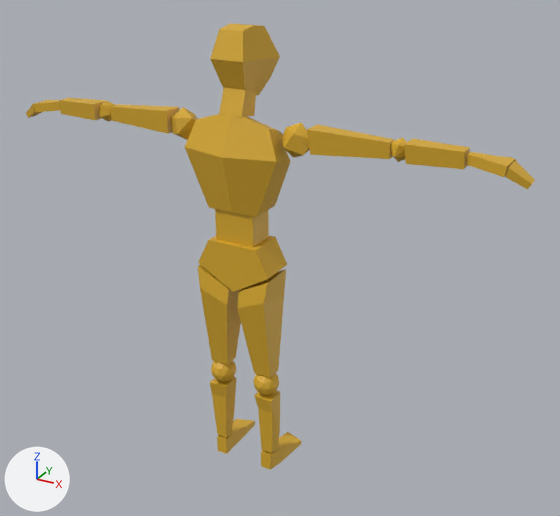
What one commit did to the FBX model Assets/Models/Player.fbx.
Rendered twice from a camera (50 mm lens) standing at (8.84, -14.83, 13.38) and looking at (0.75, -0.13, 6.03). The lights are fixed; the arrows at lower left show +X, +Y and +Z. The picture after the commit comes second.
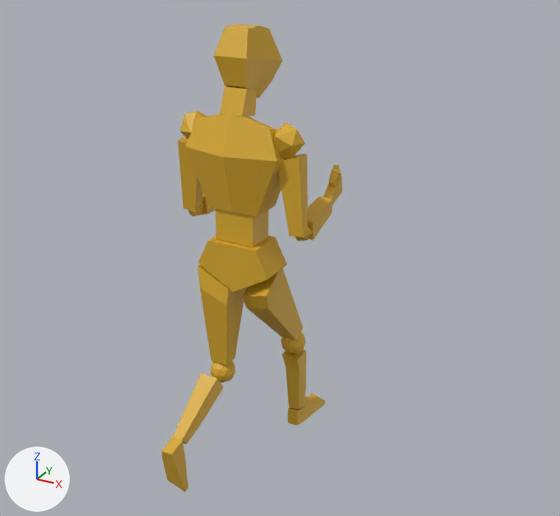
Changed parts and their boxes (x1, y1, x2, y2) in the pictures (560 x 516 px):
'Cube.018', moved, turned
    before: (237, 269, 286, 378)
    after: (242, 265, 303, 341)
'Cube.010', moved, turned
    before: (307, 124, 394, 159)
    after: (278, 154, 308, 237)
'Cube', moved, turned
    before: (210, 24, 280, 96)
    after: (214, 24, 283, 98)
'Cube.015', moved
    before: (198, 265, 241, 365)
    after: (198, 265, 246, 365)
'Cube.016', moved, turned
    before: (210, 377, 236, 438)
    after: (173, 373, 223, 444)
'Cube.005', moved, turned
    before: (110, 104, 179, 134)
    after: (178, 137, 203, 212)
'Cube.019', moved, turned
    before: (254, 391, 280, 453)
    after: (282, 350, 306, 409)
'Cube.011', moved, turned
    before: (404, 139, 470, 169)
    after: (308, 196, 332, 240)
'Cube.017', moved, turned
    before: (217, 419, 255, 454)
    after: (162, 436, 188, 492)
'Cube.020', moved, turned
    before: (261, 432, 301, 470)
    after: (288, 393, 325, 425)
'Icosphere.002', moved, turned
    before: (282, 122, 310, 158)
    after: (274, 122, 305, 159)
'Cube.012', moved, turned
    before: (467, 152, 514, 177)
    after: (323, 174, 342, 205)
'Cube.001', moved
    before: (219, 87, 256, 117)
    after: (220, 87, 257, 117)
'Cube.006', moved, turned
    before: (59, 98, 107, 120)
    after: (201, 193, 215, 215)
'Icosphere.005', moved
    before: (253, 373, 279, 395)
    after: (281, 332, 306, 354)
'Icosphere', moved, turned
    before: (171, 107, 197, 140)
    after: (180, 111, 207, 140)
'Cube.013', moved, turned
    before: (506, 160, 535, 189)
    after: (333, 165, 341, 175)
'Icosphere.004', moved
    before: (211, 360, 236, 382)
    after: (210, 361, 235, 383)
'Icosphere.003', moved, turned
    before: (391, 137, 407, 162)
    after: (295, 226, 312, 241)
'Icosphere.001', moved, turned
    before: (99, 101, 115, 122)
    after: (188, 203, 204, 217)
'Cube.007', moved, turned (not visible afterwards)
    before: (33, 100, 60, 112)
'Cube.014', moved, turned
    before: (499, 156, 516, 161)
    after: (329, 168, 339, 187)
'Cube.008', moved, turned (not visible afterwards)
    before: (26, 104, 42, 118)

What changed in the scene script:
```text
Change ob_cube_020:
    ob_cube_020.location: (0.78, -0.68, 0.65) -> (0.78, 0.78, 1.08)
    ob_cube_020.rotation_euler: (0.0, 0.0, 0.0) -> (-0.0286, 0.0, 0.0)  # degrees (0, 0, 0) -> degrees (-1.6, 0, 0)
Change ob_icosphere_004:
    ob_icosphere_004.location: (-0.55, -0.72, 2.92) -> (-0.55, -0.76, 2.92)
Change ob_cube_017:
    ob_cube_017.location: (-0.63, -0.68, 0.65) -> (-0.63, -2.89, 1.84)
    ob_cube_017.rotation_euler: (0.0, 0.0, 0.0) -> (-1.277, 0.0, 0.0)  # degrees (0, 0, 0) -> degrees (-73, 0, 0)
Change ob_cube_018:
    ob_cube_018.location: (0.69, -0.71, 4.33) -> (0.69, 0.01, 4.57)
    ob_cube_018.rotation_euler: (0.0, 0.0, 0.0) -> (0.595, 0.0, 0.0)  # degrees (0, 0, 0) -> degrees (34, 0, 0)
Change ob_cube:
    ob_cube.location: (0.07, -0.49, 10.62) -> (0.07, -0.37, 10.59)
    ob_cube.rotation_euler: (0.0, 0.0, 0.0) -> (-0.116, 0.0, 0.0)  # degrees (0, 0, 0) -> degrees (-6.6, 0, 0)
Change ob_cube_014:
    ob_cube_014.location: (5.63, -0.59, 9.19) -> (1.55, 0.98, 7.67)
    ob_cube_014.rotation_euler: (0.0, 0.0, 0.0) -> (1.684, -0.391, 1.524)  # degrees (0, 0, 0) -> degrees (96, -22, 87)
Change ob_icosphere_001:
    ob_icosphere_001.location: (-3.56, -0.78, 9.17) -> (-1.39, -0.46, 7.03)
    ob_icosphere_001.rotation_euler: (0.0, 0.0, 0.0) -> (1.681, -0.00712, -1.64)  # degrees (0, 0, 0) -> degrees (96, -0.4, -94)
Change ob_cube_012:
    ob_cube_012.location: (5.54, -0.78, 9.24) -> (1.58, 0.97, 7.45)
    ob_cube_012.rotation_euler: (0.0, 0.0, 0.0) -> (1.684, -0.391, 1.524)  # degrees (0, 0, 0) -> degrees (96, -22, 87)
Change ob_icosphere_002:
    ob_icosphere_002.location: (1.54, -0.78, 9.11) -> (1.28, -0.77, 9.07)
    ob_icosphere_002.rotation_euler: (0.0, 0.0, 0.0) -> (-0.459, 1.451, -0.362)  # degrees (0, 0, 0) -> degrees (-26, 83, -21)
Change ob_cube_007:
    ob_cube_007.location: (-5.31, -0.78, 9.15) -> (-1.25, 1.26, 7.15)
    ob_cube_007.rotation_euler: (0.0, 0.0, 0.0) -> (1.666, 0.364, -1.64)  # degrees (0, 0, 0) -> degrees (95, 21, -94)
Change ob_cube_019:
    ob_cube_019.location: (0.78, -0.71, 1.57) -> (0.78, 0.73, 2.01)
    ob_cube_019.rotation_euler: (0.0, 0.0, 0.0) -> (0.0293, 0.0, 0.0)  # degrees (0, 0, 0) -> degrees (1.7, 0, 0)
Change ob_icosphere_003:
    ob_icosphere_003.location: (3.79, -0.78, 9.22) -> (1.62, -0.73, 7.07)
    ob_icosphere_003.rotation_euler: (0.0, 0.0, 0.0) -> (1.612, -0.181, 1.623)  # degrees (0, 0, 0) -> degrees (92, -10, 93)
Change ob_cube_006:
    ob_cube_006.location: (-4.33, -0.8, 9.16) -> (-1.33, 0.3, 7.01)
    ob_cube_006.rotation_euler: (0.0, 0.0, 0.0) -> (1.681, -0.00712, -1.64)  # degrees (0, 0, 0) -> degrees (96, -0.4, -94)
Change ob_cube_011:
    ob_cube_011.location: (4.56, -0.8, 9.23) -> (1.59, 0.02, 7.18)
    ob_cube_011.rotation_euler: (0.0, 0.0, 0.0) -> (1.612, -0.181, 1.623)  # degrees (0, 0, 0) -> degrees (92, -10, 93)
Change ob_cube_008:
    ob_cube_008.location: (-5.91, -0.78, 8.93) -> (-0.99, 1.8, 7.39)
    ob_cube_008.rotation_euler: (0.0, 0.0, 0.0) -> (1.666, 0.364, -1.64)  # degrees (0, 0, 0) -> degrees (95, 21, -94)
Change ob_cube_016:
    ob_cube_016.location: (-0.63, -0.71, 1.57) -> (-0.63, -2.09, 2.3)
    ob_cube_016.rotation_euler: (0.0, 0.0, 0.0) -> (-1.023, 0.0, 0.0)  # degrees (0, 0, 0) -> degrees (-59, 0, 0)
Change ob_cube_015:
    ob_cube_015.location: (-0.54, -0.71, 4.33) -> (-0.54, -0.73, 4.33)
Change ob_cube_001:
    ob_cube_001.location: (0.09, -0.81, 9.77) -> (0.09, -0.78, 9.77)
Change ob_cube_013:
    ob_cube_013.location: (6.15, -0.78, 9.03) -> (1.4, 1.53, 7.7)
    ob_cube_013.rotation_euler: (0.0, 0.0, 0.0) -> (1.684, -0.391, 1.524)  # degrees (0, 0, 0) -> degrees (96, -22, 87)
Change ob_icosphere:
    ob_icosphere.location: (-1.31, -0.78, 9.11) -> (-1.05, -0.74, 9.07)
    ob_icosphere.rotation_euler: (0.0, 0.0, 0.0) -> (0.466, -1.415, -0.477)  # degrees (0, 0, 0) -> degrees (27, -81, -27)
Change ob_cube_010:
    ob_cube_010.location: (2.77, -0.76, 9.19) -> (1.49, -0.8, 7.86)
    ob_cube_010.rotation_euler: (0.0, 0.0, 0.0) -> (-0.459, 1.451, -0.362)  # degrees (0, 0, 0) -> degrees (-26, 83, -21)
Change ob_icosphere_005:
    ob_icosphere_005.location: (0.7, -0.72, 2.92) -> (0.7, 0.68, 3.36)
Change ob_cube_005:
    ob_cube_005.location: (-2.54, -0.76, 9.16) -> (-1.27, -0.64, 7.87)
    ob_cube_005.rotation_euler: (0.0, 0.0, 0.0) -> (0.466, -1.415, -0.477)  # degrees (0, 0, 0) -> degrees (27, -81, -27)
```
